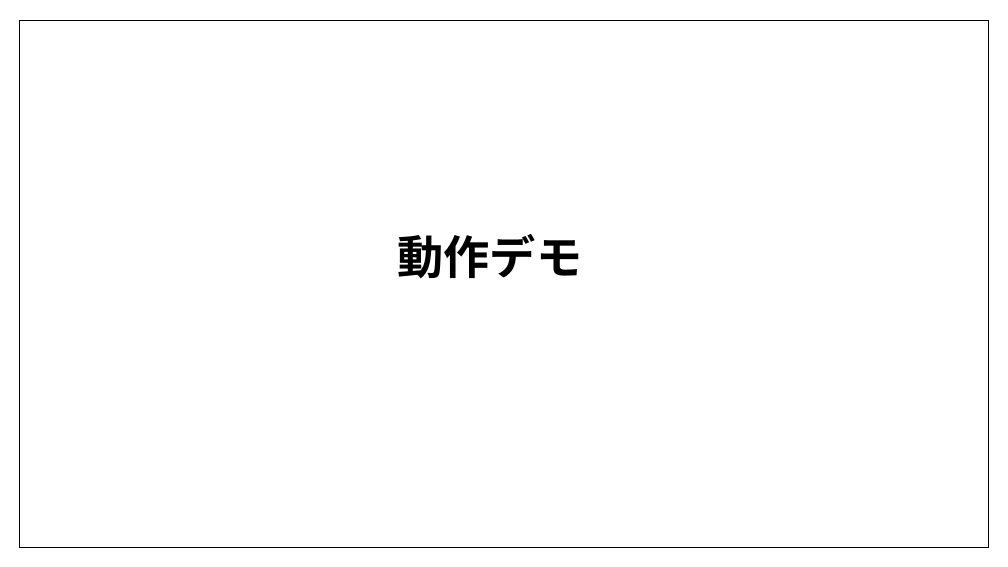
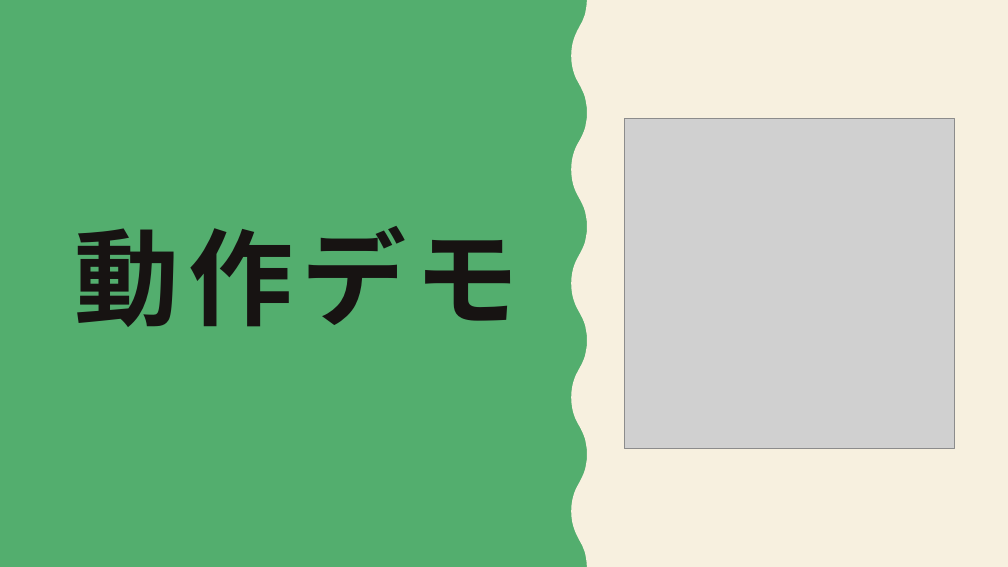
Before and after one commit to dojo2022/E-3, a slide deck: slide 10 of E3_配布資料/研修成果発表E3.pptx (slide 7 before the commit). Drawn at 1008x567 pixels with LibreOffice and Linux fonts; fonts in the diff are those of the drawing; grey boxes stand for pictures. Boxes give left, top, right and bottom in pixels: in the first picture for what was removed or moved away, otherwise in the second. Text is boxed around its words. In the diff, an @@ line names an element or a change of style, - is before the commit and + after.

```diff
--- a/E3_配布資料/研修成果発表E3.pptx
+++ b/E3_配布資料/研修成果発表E3.pptx
@@ background #FFFFFF to #F7F0DF @@
@@ freeform shape added at [0,0,73,567], fill #171312 @@
@@ rectangle added at [0,0,23,567], fill #171312 @@
@@ rectangle added at [0,0,625,567], fill #53AE6E @@
@@ rectangle removed at [19,20,988,547] @@
@@ freeform shape added at [572,0,1008,567], fill #F7F0DF @@
@@ rectangle added at [985,0,1008,567], fill #53AE6E @@
@@ freeform shape added at [294,52,727,485], fill #F7F0DF @@
@@ title "動作デモ": place and size @@
-title "動作デモ" at [398,234,583,279]
+title "動作デモ" at [75,226,520,327]
@@ title "動作デモ" at [75,226,520,327]: size 44 to 100 pt, font Noto Sans CJK JP to Roboto Condensed, text colour #000000 to #171312, letter spacing 0 to 8 pt; alignment left to centre @@
@@ picture added at [625,119,955,449] @@
```
Also in this commit, not shown: 9 other slides changed, 7 slides added, 1 other file.
